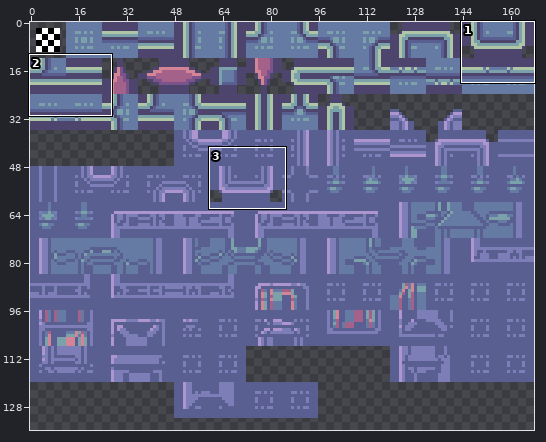
Sprite sheet -- TowerOfDreams/tilesets/tFloor1/output_tileset.png. Above, an overview of the earlier version with the close-up marked.
Close-up. Before:
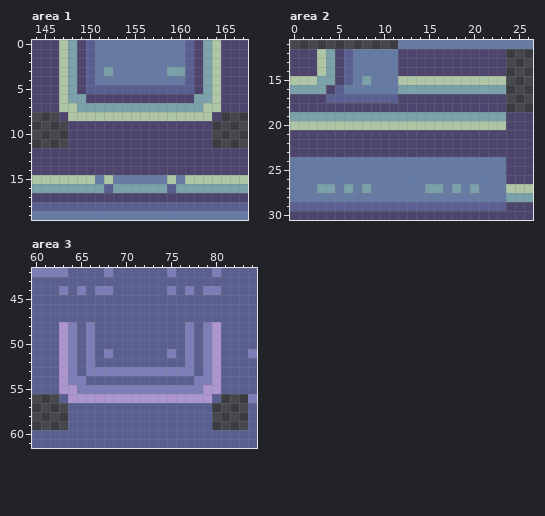
The file is 168x168 pixels. Shown: area 1: x 144..167, y 0..19; area 2: x 0..26, y 11..30; area 3: x 60..84, y 42..61. The wide view leaves out empty margins. The commit also changed other parts of the picture, which this record leaves out.
Once edited:
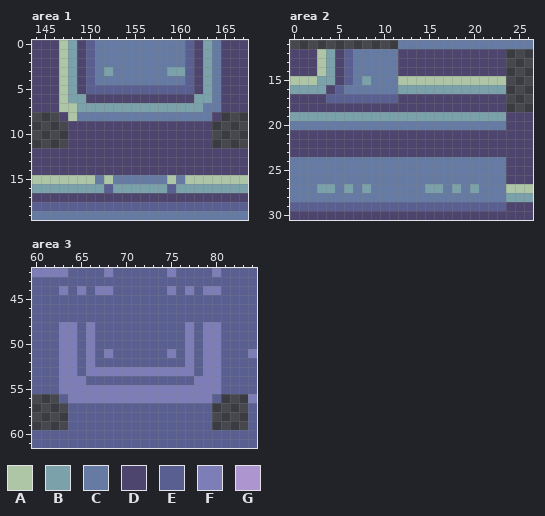
Palette (. is transparent): A #aec6a5  B #7ba1ab  C #657ba3  D #4d456d  E #5a5f92  F #7d7db7  G #ad96cf
The edit:
{"where": "area 1"}
{"y":0,"x":164,"old":"A","new":"C"}
{"y":1,"x":164,"old":"A","new":"C"}
{"y":2,"x":164,"old":"A","new":"C"}
{"y":3,"x":164,"old":"A","new":"C"}
{"y":4,"x":164,"old":"A","new":"C"}
{"y":5,"x":164,"old":"A","new":"C"}
{"y":6,"x":164,"old":"A","new":"C"}
{"y":7,"x":163,"old":"AA","new":"CC"}
{"y":8,"x":149,"old":"AAAAAAAAAAAAAAA","new":"CCCCCCCCCCCCCCC"}
{"where": "area 2"}
{"y":20,"x":0,"old":"AAAAAAAAAAAAAAAAAAAAAAAA","new":"CCCCCCCCCCCCCCCCCCCCCCCC"}
{"where": "area 3"}
{"y":48,"x":63,"old":"G","new":"F"}
{"y":48,"x":80,"old":"G","new":"F"}
{"y":49,"x":63,"old":"G","new":"F"}
{"y":49,"x":80,"old":"G","new":"F"}
{"y":50,"x":63,"old":"G","new":"F"}
{"y":50,"x":80,"old":"G","new":"F"}
{"y":51,"x":63,"old":"G","new":"F"}
{"y":51,"x":80,"old":"G","new":"F"}
{"y":52,"x":63,"old":"G","new":"F"}
{"y":52,"x":80,"old":"G","new":"F"}
{"y":53,"x":63,"old":"G","new":"F"}
{"y":53,"x":80,"old":"G","new":"F"}
{"y":54,"x":63,"old":"G","new":"F"}
{"y":54,"x":80,"old":"G","new":"F"}
{"y":55,"x":63,"old":"GG","new":"FF"}
{"y":55,"x":79,"old":"GG","new":"FF"}
{"y":56,"x":64,"old":"GGGGGGGGGGGGGGGG","new":"FFFFFFFFFFFFFFFF"}
